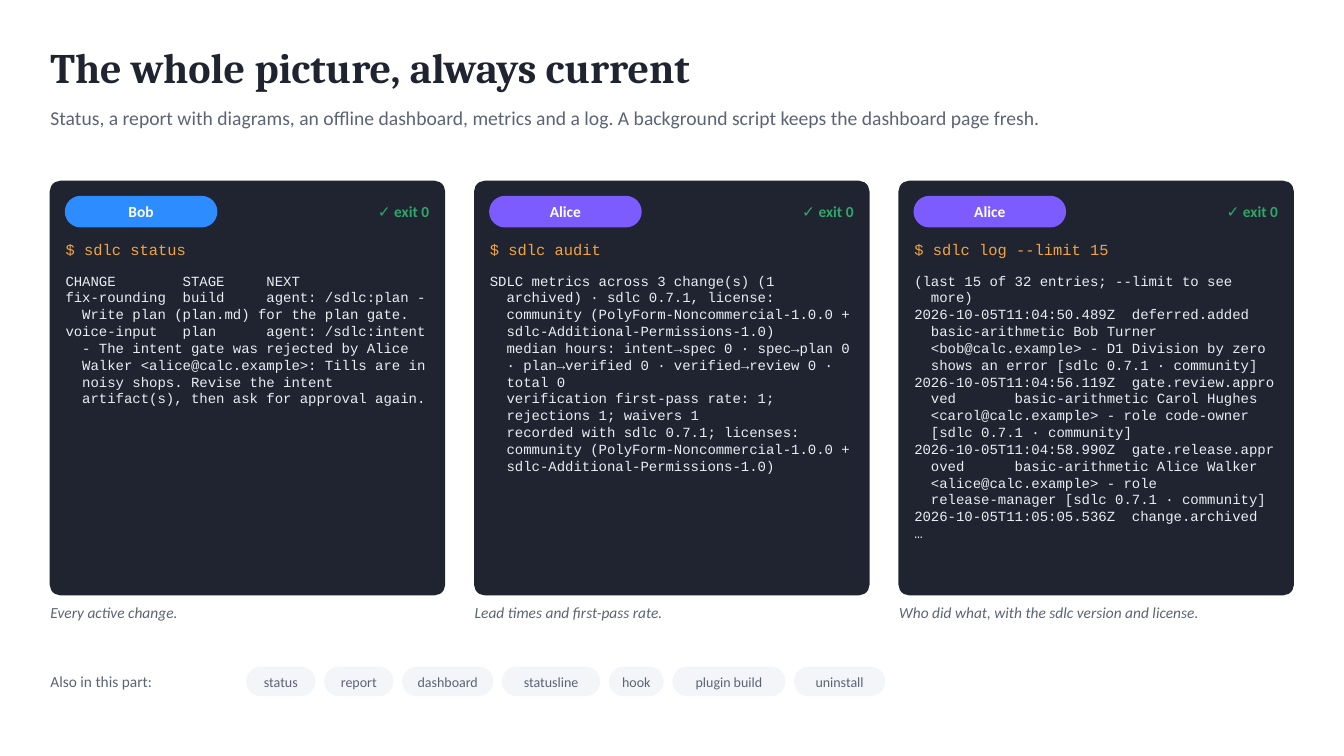
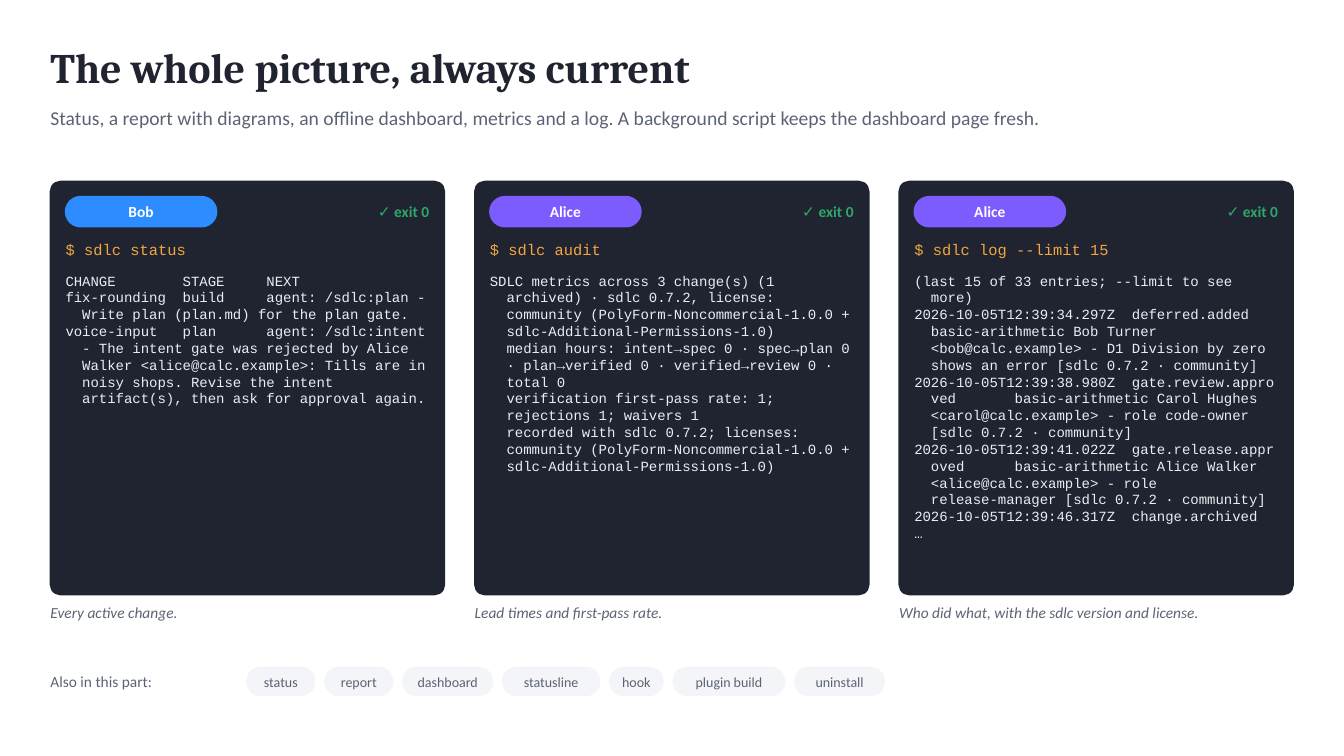
Before and after one commit to marin-ai-tech/sdlc, a slide deck: slide 18 of docs/demo/sdlc-calculator-demo.en.pptx. Drawn at 1344x756 pixels with LibreOffice and Linux fonts; fonts in the diff are those of the drawing. Boxes give left, top, right and bottom in pixels: in the first picture for what was removed or moved away, otherwise in the second. Text is boxed around its words. In the diff, an @@ line names an element or a change of style, - is before the commit and + after.

```diff
--- a/docs/demo/sdlc-calculator-demo.en.pptx
+++ b/docs/demo/sdlc-calculator-demo.en.pptx
@@ text at (507, 292, 775, 305): text changed @@
-archived) · sdlc 0.7.1, license:
+archived) · sdlc 0.7.2, license:
@@ text at (914, 309, 1249, 319): text changed @@
-2026-10-05T11:04:50.489Z deferred.added
+2026-10-05T12:39:34.297Z deferred.added
@@ text at (914, 360, 1274, 390): text changed @@
-shows an error [sdlc 0.7.1 · community]
-2026-10-05T11:04:56.119Z gate.review.appro
+shows an error [sdlc 0.7.2 · community]
+2026-10-05T12:39:38.980Z gate.review.appro
@@ text at (507, 427, 799, 440): text changed @@
-recorded with sdlc 0.7.1; licenses:
+recorded with sdlc 0.7.2; licenses:
@@ text at (914, 427, 1274, 457): text changed @@
-[sdlc 0.7.1 · community]
-2026-10-05T11:04:58.990Z gate.release.appr
+[sdlc 0.7.2 · community]
+2026-10-05T12:39:41.022Z gate.release.appr
@@ text at (914, 494, 1266, 524): text changed @@
-release-manager [sdlc 0.7.1 · community]
-2026-10-05T11:05:05.536Z change.archived
+release-manager [sdlc 0.7.2 · community]
+2026-10-05T12:39:46.317Z change.archived
```
Also in this commit, not shown: 6 other slides changed, 36 other files.
